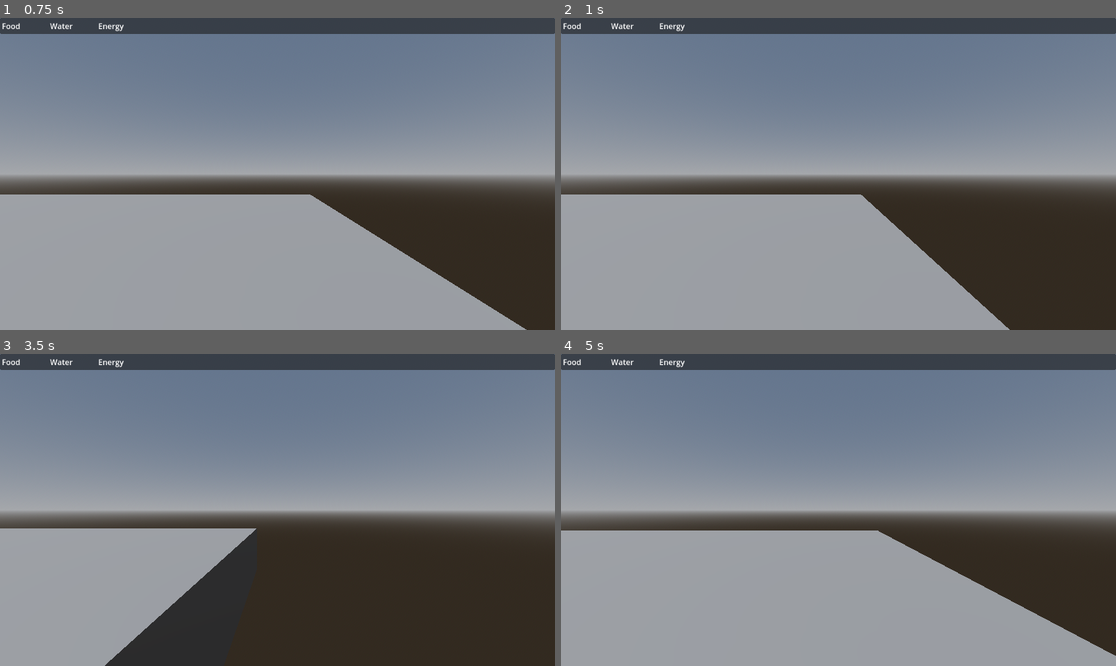
Above: before the commit, frames 1-4 (two rows, left to right).
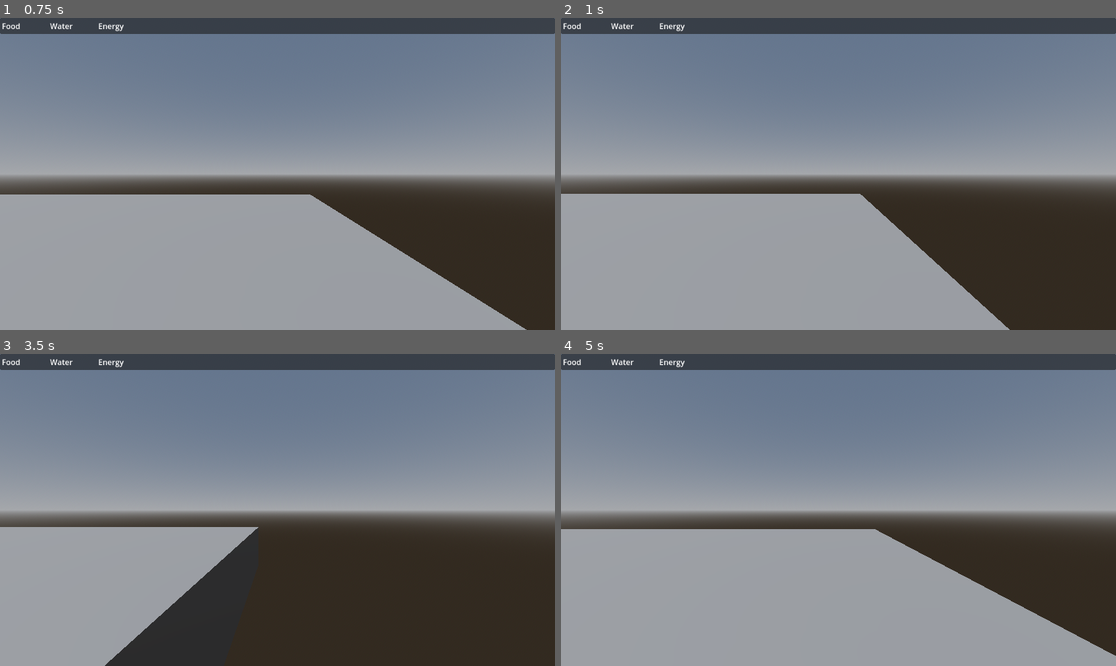
Above: after the commit, the same moments.

Repository: ProfessorDudley/survival-house
Game: Godot game, scene res://scenes/game.tscn
Same seed, same stepped clock (60 frames per second), same inputs: the game is played once before the commit and once after it.
Inputs:
- Up to frame 1 (0.75 s): tap Enter at 0.5 s; hold Right (move_right) from 0.53 s (still down); hold ] (zoom_in) from 0.53 s (still down)
- Up to frame 2 (1 s): keep holding Right (move_right); keep holding ] (zoom_in); tap [ (zoom_out) at 0.8 s
- Up to frame 3 (3.5 s): release Right (move_right) at 1.28 s; release ] (zoom_in) at 1.28 s; hold S (move_down) 1.28-2.03 s; tap [ (zoom_out) at 1.35, 2.3, 2.85 s; tap ] (zoom_in) at 1.55, 3.05 s; hold Right (move_right) 2.03-2.78 s; hold ] (zoom_in) 2.03-2.78 s; hold W (move_up) from 2.78 s (still down)
- Up to frame 4 (5 s): release W (move_up) at 3.53 s; hold ] (zoom_in) 3.53-4.28 s; hold Left (move_left) from 3.53 s (still down); tap [ (zoom_out) at 3.8, 4.35 s; tap ] (zoom_in) at 4.55 s

Frame 1 is identical in both runs. In frame 2, 0.1% of the frame differs, in the area x 0-54%, y 56-57%; in frame 3, 0.2%; in frame 4, 0.3%, in the area x 0-57%, y 56-57%.

Commit message:
Added zoom functionality to camera movement

Diff:
--- a/actors/player_character.gd
+++ b/actors/player_character.gd
@@ -8,8 +8,6 @@
 @onready var player_stats: PlayerStats = $player_stats
 
 func _process(_delta: float):
-	return
-
 	## Left and Right Movement
 	var _input_vector: Vector3 = Vector3.ZERO # The player's movement vector.
 	if Input.is_action_pressed(&"move_right"):
--- a/scripts/ViewController.gd
+++ b/scripts/ViewController.gd
@@ -1,8 +1,12 @@
 class_name CameraController extends Node
 
 @onready var root: Node3D = get_parent()
+@onready var camera: Camera3D = $"../Camera3D"
 
 @export var _move_speed: float = 1
+@export var _zoom_speed: float = 1
+@export var _min_zoom_distance: float = 4
+@export var _max_zoom_distance: float = 10
 
 func _process(_delta: float) -> void:
 	# View Movement
@@ -16,3 +20,13 @@
 
 	# Apply the _input_vector to the camera
 	root.position += _input_vector * _delta * _move_speed
+
+	# View zoom
+	var _input_zoom: float = 0.0
+	if Input.is_action_pressed(&"zoom_in") && camera.position.z > _min_zoom_distance:
+		_input_zoom -= 1
+	if Input.is_action_pressed(&"zoom_out") && camera.position.z < _max_zoom_distance:
+		_input_zoom += 1
+
+	if _input_zoom != 0:
+		camera.position.z += _input_zoom * _delta * _zoom_speed
